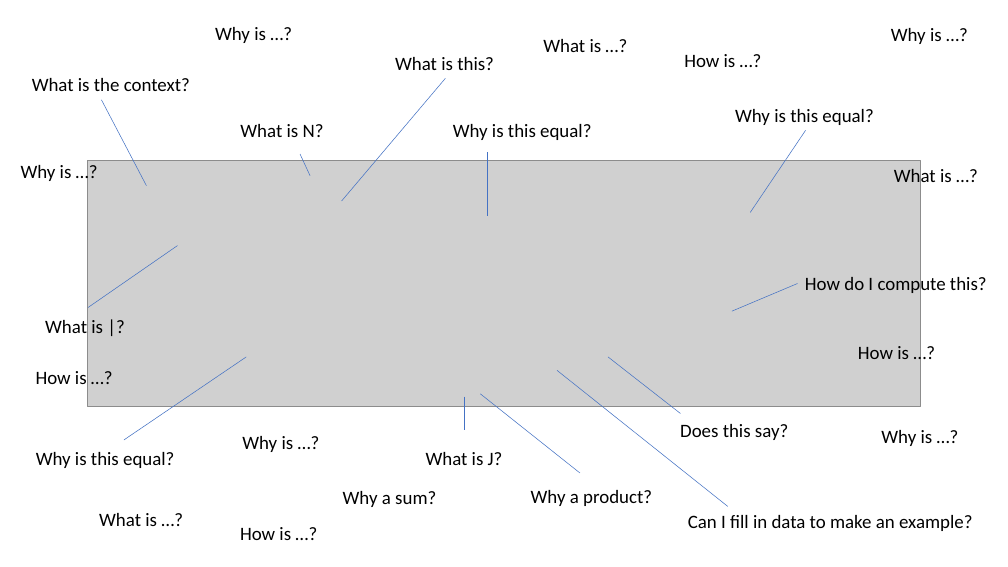
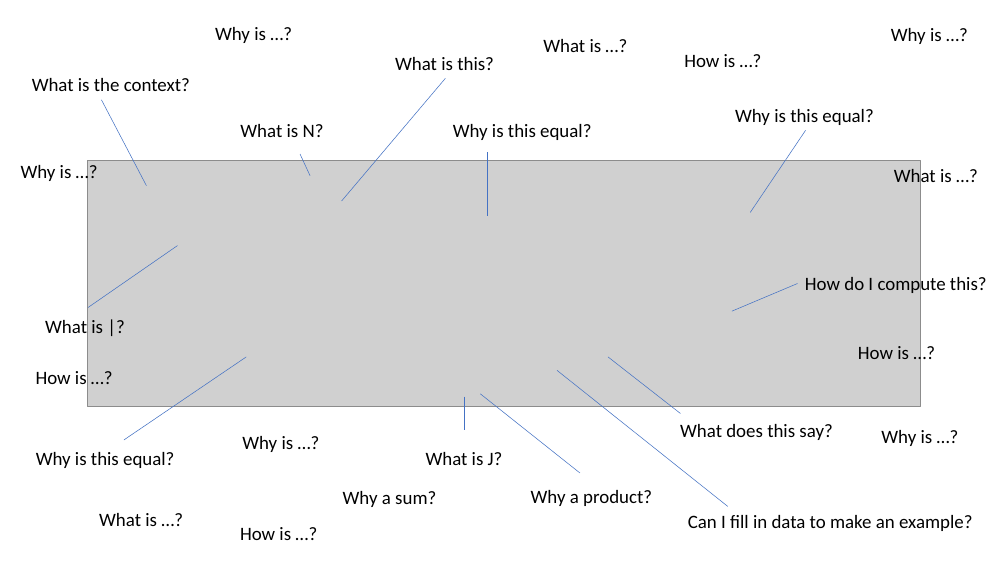
Before and after one commit to Bootcampanalytics/Training-material, a slide deck: slide 5 of Class intro.pptx. Drawn at 1008x567 pixels with LibreOffice and Linux fonts; fonts in the diff are those of the drawing; grey boxes stand for pictures. Boxes give left, top, right and bottom in pixels: in the first picture for what was removed or moved away, otherwise in the second. Text is boxed around its words. In the diff, an @@ line names an element or a change of style, - is before the commit and + after.

```diff
--- a/Class intro.pptx
+++ b/Class intro.pptx
@@ text at (680, 424, 832, 440): text changed @@
-Does this say?
+What does this say?
```
Also in this commit, not shown: 4 other slides changed, 1 slide added.
